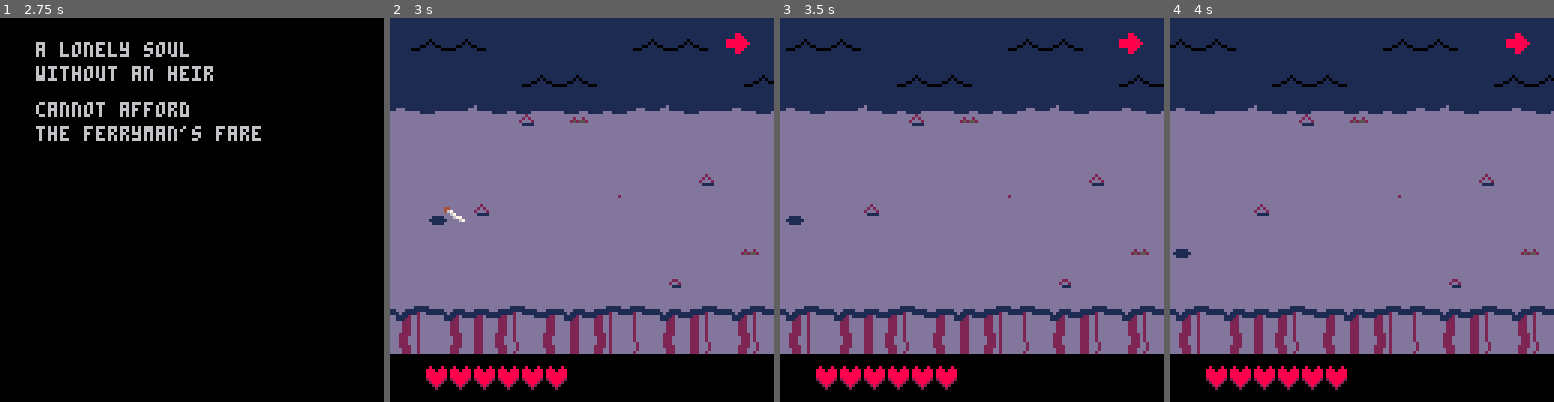
Above: before the commit, frames 1-4 (left to right).
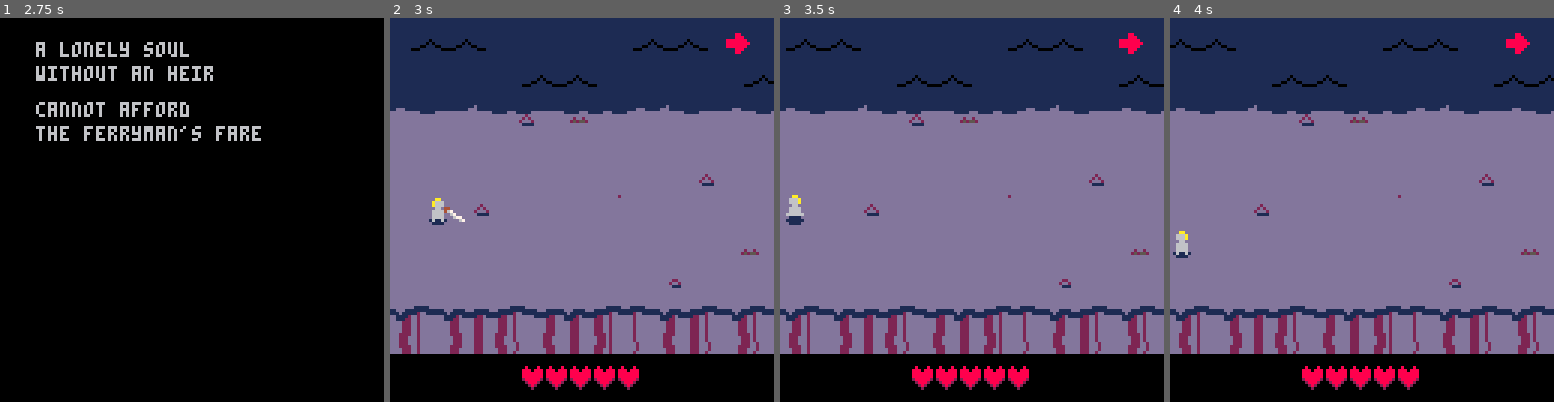
Above: after the commit, the same moments.

Repository: akbiggs/Scuffle
Game: PICO-8 cartridge scuffle.p8
Two runs of this game, one before a commit and one after it. Both use one fixed random seed, a clock stepped at 60 frames per second and the inputs below.
Inputs:
- Up to frame 1 (2.75 s): tap X (X key) at 0.33, 1.07, 1.85 s; tap O (Z key) at 0.7, 1.7, 2.1, 2.5 s; hold Right 1.6-2.1 s; hold Up 2.15-2.42 s; hold Right from 2.47 s (still down)
- Up to frame 2 (3 s): keep holding Right; tap O (Z key) at 2.9 s; tap X (X key) at 2.97 s
- Up to frame 3 (3.5 s): release Right at 3.03 s; hold Left from 3.08 s (still down); tap O (Z key) at 3.3 s
- Up to frame 4 (4 s): release Left at 3.58 s; hold Down 3.63-3.97 s; tap O (Z key) at 3.7 s

Frame 1 is identical in both runs. In frame 2, 1.8% of the frame differs, in the area x 9-65%, y 46-97%; in frame 3, 1.8%; in frame 4, 1.8%.

Commit message:
Various balance improvements
- reduce hitboxes for bullets
- rewrite hitbox and collision logic
- set lives to 5
- center life indicator
- reduce walker swing windup
- reduce seeker hitbox
- add invlun flashing for all enemies

Diff:
--- a/scuffle.p8
+++ b/scuffle.p8
@@ -274,32 +274,18 @@
       self.pos.y + self.size.y)
 end
 
-function hbox:intersects(hb)
+function hbox:intersects(other)
   -- assumes pos is top-left
-  local pos1 = self.pos
-  local size1 = self.size
-  local pos2 = hb.pos
-  local size2 = hb.size
-
-  local xoverlap = in_range(
-      pos1.x,
-      pos2.x,
-      pos2.x + size2.x
-  ) or in_range(
-      pos2.x,
-      pos1.x,
-      pos1.x + size1.x)
-
-  local yoverlap = in_range(
-      pos1.y,
-      pos2.y,
-      pos2.y + size2.y
-  ) or in_range(
-      pos2.y,
-      pos1.y,
-      pos1.y + size1.y)
-
-  return xoverlap and yoverlap
+  local top_left1 = self.pos
+  local btm_right1 = top_left1 + self.size
+  local top_left2 = other.pos
+  local btm_right2 = top_left2 + other.size
+
+  return (
+        top_left1.x < btm_right2.x
+    and top_left1.y < btm_right2.y
+    and btm_right1.x > top_left2.x
+    and btm_right1.y > top_left2.y)
 end
 
 -- animation
@@ -523,6 +509,7 @@
 
   self.size = props.size or vec(
       8, 8)
+  self.hbox_offset = props.hbox_offset or vec()
   self.deadly_start = props.deadly_start or 30000
 	  self.deadly_end = props.deadly_end or -30000
 
@@ -548,10 +535,12 @@
   end
 
   local bullet_hb = hbox(
-      self.pos,
+      self.pos+self.hbox_offset,
       self.size)
-  local other_hb = hbox(
-      other.pos,
+  local other_hb =
+    other.hitbox and other:hitbox() or
+    hbox(
+      other.pos + (other.hbox_offset or vec()),
       other.size or vec(8, 8))
 
   if bullet_hb:intersects(
@@ -592,7 +581,9 @@
   for b in all(state.bullets)
   do
     b:update()
-
+  end
+
+  for b in all(state.bullets) do
     for ob in all(state.bullets)
     do
       if b != ob and
@@ -656,7 +647,7 @@
 function health:_init(pos)
   self.type = type
   self.pos = pos
-  self.life = 400
+  self.life = 500
 end
 
 function health:update(player)
@@ -712,7 +703,7 @@
     self.vel = self.vel:normalized() * (self.vel:mag() - 0.125)
   end
   if hbox(self.pos, vec(3, 5))
-      :intersects(player:hbox()) then
+      :intersects(player:hitbox()) then
     if (self.life > 0) sfx(23)
     self.life = 0
   end
@@ -803,7 +794,7 @@
   		anim_chain {
 		    anim_single(
 		      11, 4, vec(0, 1)),
-		    anim_single(11, 40),
+		    anim_single(11, 25),
 		    anim_single(12, 2),
 		    anim_single(9, 20, vec(0, 2)),
     }
@@ -927,6 +918,8 @@
     self.pos.x -
       ternary(self.left, -1, 1),
     self.pos.y + 2)
+
+  if (flr(self.invuln_cooldown / 2) % 3 == 1) return
 
   palt(14, true)
   palt(0, false)
@@ -988,15 +981,17 @@
 end
 
 function imp:shoot(bullets)
-  local offset = ternary(
-      self.left,
-      vec(-8, 0),
-      vec(8, 0))
+  local offset =
+    vec(
+      ternary(
+        self.left, -8, 8),
+      3)
   local speed = 1.2
-  local vel = ternary(
-      self.left,
-      vec(-speed, 0),
-      vec(speed, 0))
+  local vel =
+    vec(
+      ternary(
+        self.left,-speed,speed),
+      0)
   local bullet = bullet(
       anim_single(14),
       self.pos + offset,
@@ -1006,6 +1001,8 @@
       self.left,
       {
         reflectable=true,
+        size=vec(4,3),
+        hbox_offset=vec(2,1),
       })
   add(bullets, bullet)
   sfx(22)
@@ -1098,7 +1095,7 @@
 
   if self.windup_time > 0 then
     self.windup_anim:draw(
-      self.pos, self.left)
+      self.pos+vec(0,3), self.left)
   end
 end
 
@@ -1139,18 +1136,18 @@
           self.speed,
           0.025)
 
-  -- to do collisions with the
   add(bullets,
-      bullet(
-          anim_single(0),
-          self.pos,
-          vec(),
-          1,
-          true,
-          false,
-          {
-            size=vec(4, 4),
-          }))
+    bullet(
+      anim_single(0),
+      self.pos,
+      vec(),
+      1,
+      true,
+      false,
+      {
+        size=vec(4, 4),
+        hbox_offset=vec(2,2),
+      }))
 end
 
 function seeker:damage(amount)
@@ -1208,6 +1205,8 @@
 end
 
 function seeker:draw()
+  if (flr(self.invuln_cooldown / 2) % 3 == 1) return
+
   palt(0, false)
   palt(14, true)
 
@@ -1404,7 +1403,7 @@
 function player:_init(pos)
   self.pos = vec(pos)
   self.vel = vec()
-  self.max_life = 6
+  self.max_life = 5
   self.life = self.max_life
   self.invuln_cooldown = 100
   self.left = false
@@ -1422,7 +1421,7 @@
 
 local player_hbox_wh = vec(4,8)
 
-function player:hbox()
+function player:hitbox()
   return hbox(
     self.pos + vec(2, 0),
     player_hbox_wh)
@@ -1561,10 +1560,7 @@
     self.pos.y + 1)
 
   -- maybe blink if invuln
-  if self.invuln_cooldown % 3 != 0
-  then
-    return
-  end
+  if (flr(self.invuln_cooldown / 2) % 3 == 1) return
 
   palt(14, true)
   pal(12, self.skin_color)
@@ -2668,7 +2664,7 @@
       ternary(
         i <= state.player.life,
         7, 8),
-      4 + i * 8,
+      (i - 1) * 8 + 64 - 4 * state.player.max_life,
       116)
   end
 end
@@ -2781,13 +2777,13 @@
   draw_ui()
 end
 __gfx__
-00000000eeebbeeeeeebbeeeeeebbeeeeeeeeeee0000000000000000080008000000000000000000000007770000077000077770000000000000000000000000
-00000000eebccceeeebccceeeebccceeeeeeeeee0000000000000000888088800000000000000000000076670000760000777770000000000000000000088000
-00700700eebccceeeebccceeeebccceeeeeeeeee0000000000000000888888800000000000000000007767770077600000777770000000000000999900088800
+00000000eeebbeeeeeebbeeeeeebbeeeeeeeeeee0000000000000000080008000000000000000000000007770000077000077770000000000000999900000000
+00000000eebccceeeebccceeeebccceeeeeeeeee0000000000000000888088800000000000000000000076670000760000777770000000000000900000088000
+00700700eebccceeeebccceeeebccceeeeeeeeee0000000000000000888888800000000000000000007767770077600000777770000000009999999900088800
 00077000eeecceeeeeecceeeeeecceeeeeeeeeee0000000000000000888888800066600044000000476677774760000044677777000000000000900088888880
-00077000eecccceeeecccceeeecccceeeeeeeeee0000000000000000288888200000000046700000447777774400000047766777000000009999999988888888
-00700700eecccceeeecccceeeecccceeecceeeee0011110001111110028882000000000000670000007777770000000000677677011111000000900088888880
-00000000eecccceeecccccceeecccceebcccccce0111111011111111002820000000000000067700007777700000000000006767111111100000999900088800
+00077000eecccceeeecccceeeecccceeeeeeeeee0000000000000000288888200000000046700000447777774400000047766777000000000000999988888888
+00700700eecccceeeecccceeeecccceeecceeeee0011110001111110028882000000000000670000007777770000000000677677011111000000000088888880
+00000000eecccceeecccccceeecccceebcccccce0111111011111111002820000000000000067700007777700000000000006767111111100000000000088800
 00000000eeceeceeeeeeeeeeeeeececebbbccccc0011110001111110000200000000000000000670000777700000000000000677011111000000000000088000
 0000000000000000000000000000000000000000eeeeeeeeeeeeeeee0a000000000000000000000000000000eeeeeeeeeeeeeeeeeeeeeeeeeeeeeeee00000000
 0888888000000000000000000000000000000000eeeeeeeee7eee7eeaaa00000000000000000000000000000ee2222eeee2222eeeeeeeeeee22eeeee00000000
